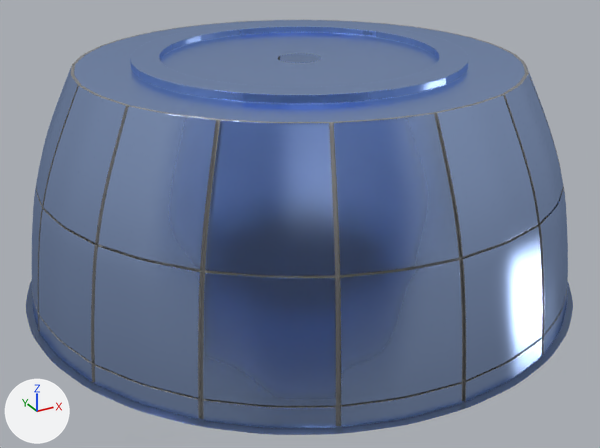
Before and after pictures for a commit that changed the Blender file 01-Models/ms_Werkstatt/ms_Werkstatt_v2.blend.
Rendered twice from a 50 mm lens placed at (-8.39, -15.28, 8.85), pointed at (-0.22, -0.43, 1.43). Every picture has the same lights, and +X, +Y and +Z are marked at lower left.

The first picture shows 'Werkstatt'.
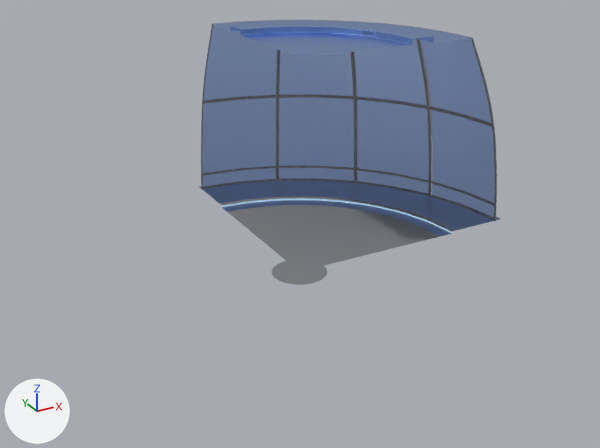
Patch to the scene script:
```diff
--- a/01-Models/ms_Werkstatt/ms_Werkstatt_v2.blend.py
+++ b/01-Models/ms_Werkstatt/ms_Werkstatt_v2.blend.py
@@ ob_werkstatt @@
 _m = ob_werkstatt.modifiers.new('Mirror', 'MIRROR')
-_m.use_axis = (True, True, False)
+_m.use_axis = (False, False, False)
 _m.use_clip = True
```

Changed parts and their boxes [x1, y1, x2, y2] in the pictures (600 x 448 px):
'Werkstatt', modifiers changed (45% narrower, 41% shorter)
    before: [26, 20, 573, 435]
    after: [199, 20, 500, 266]
'Werkstatt_Boden_01', unchanged, uncovered by the edit
    after: [272, 259, 327, 285]
